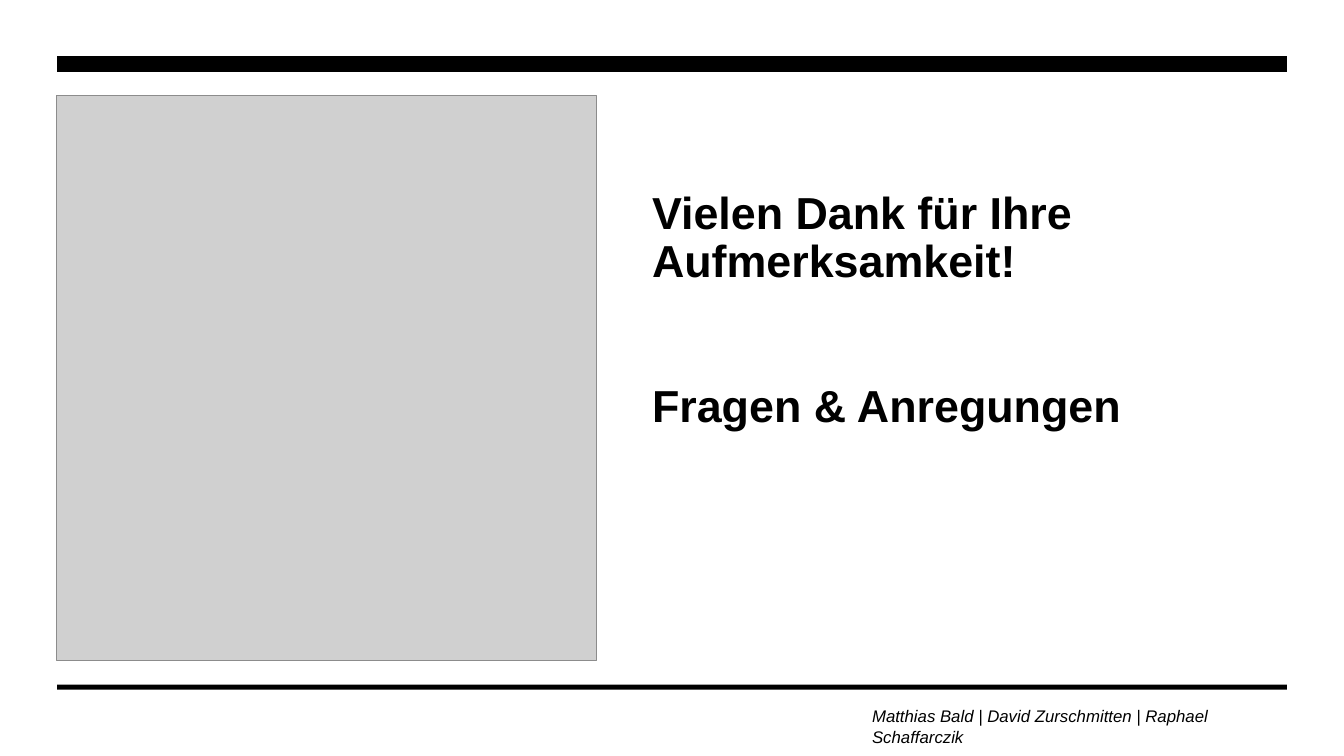
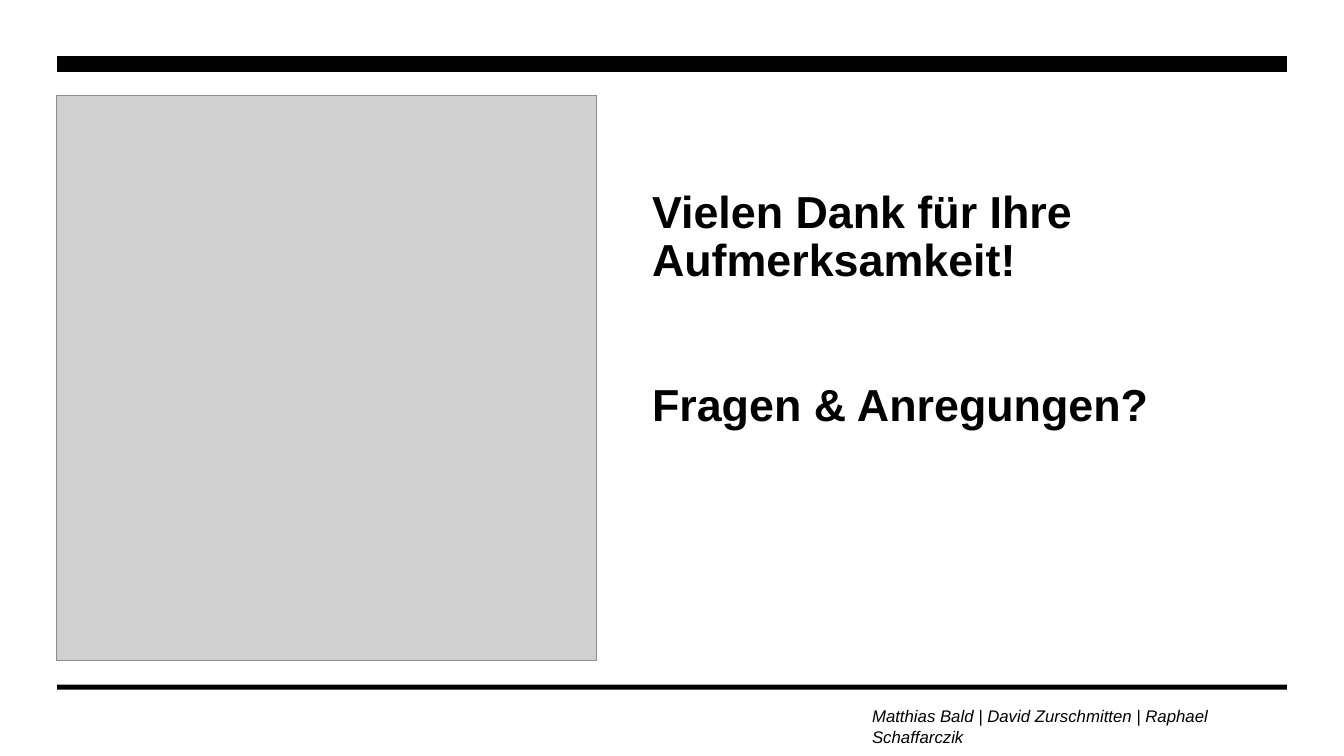
Before and after one commit to zurdavid/projektpraktikum-datascience, a slide deck: slide 25 of präsentationen/Meilenstein2_Praesentation.pptx. Drawn at 1344x756 pixels with LibreOffice and Linux fonts; fonts in the diff are those of the drawing; grey boxes stand for pictures; background and template pictures are left out. Boxes give left, top, right and bottom in pixels: in the first picture for what was removed or moved away, otherwise in the second. Text is boxed around its words. In the diff, an @@ line names an element or a change of style, - is before the commit and + after.

```diff
--- a/präsentationen/Meilenstein2_Praesentation.pptx
+++ b/präsentationen/Meilenstein2_Praesentation.pptx
@@ text at (x1=652, y1=195, x2=1148, y2=430): text changed @@
-Vielen Dank für Ihre Aufmerksamkeit!
-Fragen & Anregungen
+Vielen Dank für Ihre Aufmerksamkeit!
+Fragen & Anregungen?
```
Also in this commit, not shown: 10 other slides changed, 8 slides added, 8 slides removed, 1 other file.
